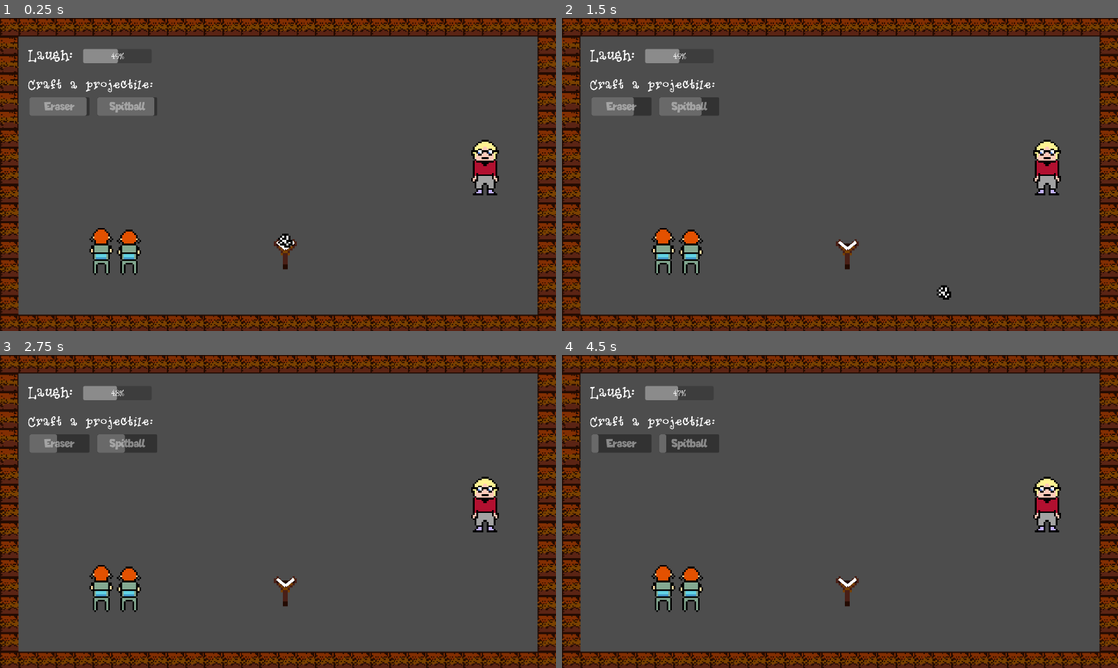
Above: before the commit, frames 1-4 (two rows, left to right).
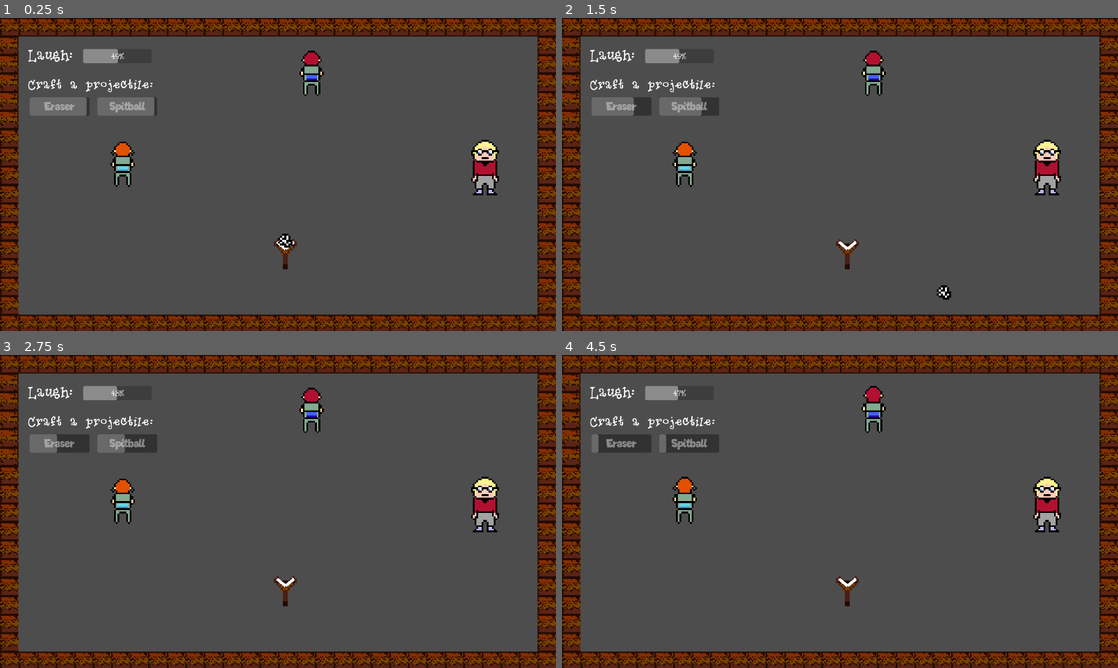
Above: after the commit, the same moments.

Repository: krisp3t/ggj2024
Game: Godot game, scene res://scenes/Level.tscn
Same seed, same stepped clock (60 frames per second), same inputs: the game is played once before the commit and once after it.
Inputs (mouse positions are in pixels of both pictures, inside the frame that each line leads up to):
- Up to frame 1 (0.25 s): no input
- Up to frame 2 (1.5 s): move the mouse to (845, 249) at 0.52 s; press the mouse at (845, 249) at 0.53 s; move the mouse to (728, 190) at 1.27 s; release the mouse at (728, 190) at 1.28 s; click (728, 190) at 1.35 s
- Up to frame 3 (2.75 s): move the mouse to (333, 442) at 2.02 s; press the mouse at (333, 442) at 2.03 s
- Up to frame 4 (4.5 s): move the mouse to (812, 574) at 2.77 s; release the mouse at (812, 574) at 2.78 s; click (812, 574) at 2.85 s; move the mouse to (1006, 558) at 3.52 s; press the mouse at (1006, 558) at 3.53 s; move the mouse to (673, 464) at 4.27 s; release the mouse at (673, 464) at 4.28 s; click (673, 464) at 4.35 s

The runs differ from the first frame. In frame 1, 1.6% of the frame differs, in the area x 16-59%, y 10-83%; in frame 2, 1.6%; in frame 3, 1.6%; in frame 4, 1.7%, in the area x 16-59%, y 9-83%.

Commit message:
Bla
Bla

Diff:
--- a/scenes/Enemy.gd
+++ b/scenes/Enemy.gd
@@ -3,8 +3,9 @@
 
 func _ready():
 	set_freeze_enabled(true);
+
+	$AnimatedSprite2D.sprite_frames = sprite;
 	$AnimatedSprite2D.play();
-	$AnimatedSprite2D.sprite_frames = sprite;
 
 func _process(delta):
 	pass
--- a/scenes/Level.tscn
+++ b/scenes/Level.tscn
@@ -8,9 +8,10 @@
 [ext_resource type="PackedScene" uid="uid://bmuedem6qyet0" path="res://scenes/Slingshot.tscn" id="3_pd07g"]
 [ext_resource type="PackedScene" uid="uid://va0w2xx6kel4" path="res://scenes/Projectile.tscn" id="4_w86ld"]
 [ext_resource type="PackedScene" uid="uid://cim0uqp76txk8" path="res://scenes/Player.tscn" id="5_yj8tj"]
-[ext_resource type="PackedScene" uid="uid://c4kpq2pm26shs" path="res://scenes/Enemy.tscn" id="6_f3kji"]
+[ext_resource type="PackedScene" path="res://scenes/Enemy.tscn" id="6_f3kji"]
 [ext_resource type="PackedScene" uid="uid://tj3mfref5dug" path="res://scenes/Teacher.tscn" id="7_ymp6v"]
 [ext_resource type="Texture2D" uid="uid://byf6x4631f3jm" path="res://assets/sprites/png/classmate1.png" id="11_rfmqk"]
+[ext_resource type="Texture2D" uid="uid://dk64633ryne35" path="res://assets/sprites/png/classmate2.png" id="11_sckh7"]
 
 [sub_resource type="TileSetAtlasSource" id="TileSetAtlasSource_acx0k"]
 texture = ExtResource("2_s7acd")
@@ -33,11 +34,44 @@
 physics_layer_0/collision_layer = 1
 sources/0 = SubResource("TileSetAtlasSource_acx0k")
 
-[sub_resource type="SpriteFrames" id="SpriteFrames_5i31k"]
+[sub_resource type="AtlasTexture" id="AtlasTexture_xdb2j"]
+atlas = ExtResource("11_sckh7")
+region = Rect2(0, 0, 16, 32)
+
+[sub_resource type="AtlasTexture" id="AtlasTexture_44ro7"]
+atlas = ExtResource("11_sckh7")
+region = Rect2(16, 0, 16, 32)
+
+[sub_resource type="SpriteFrames" id="SpriteFrames_fmlb5"]
 animations = [{
 "frames": [{
 "duration": 1.0,
-"texture": ExtResource("11_rfmqk")
+"texture": SubResource("AtlasTexture_xdb2j")
+}, {
+"duration": 1.0,
+"texture": SubResource("AtlasTexture_44ro7")
+}],
+"loop": true,
+"name": &"default",
+"speed": 5.0
+}]
+
+[sub_resource type="AtlasTexture" id="AtlasTexture_8o152"]
+atlas = ExtResource("11_rfmqk")
+region = Rect2(0, 0, 16, 32)
+
+[sub_resource type="AtlasTexture" id="AtlasTexture_0p8lt"]
+atlas = ExtResource("11_rfmqk")
+region = Rect2(16, 0, 16, 32)
+
+[sub_resource type="SpriteFrames" id="SpriteFrames_elm0d"]
+animations = [{
+"frames": [{
+"duration": 1.0,
+"texture": SubResource("AtlasTexture_8o152")
+}, {
+"duration": 1.0,
+"texture": SubResource("AtlasTexture_0p8lt")
 }],
 "loop": true,
 "name": &"default",
@@ -181,11 +215,12 @@
 position = Vector2(985, 929)
 
 [node name="Enemy" parent="Classroom" instance=ExtResource("6_f3kji")]
-position = Vector2(985, 194)
+position = Vector2(1076, 203)
+sprite = SubResource("SpriteFrames_fmlb5")
 
 [node name="Enemy2" parent="Classroom" instance=ExtResource("6_f3kji")]
-position = Vector2(398, 820)
-sprite = SubResource("SpriteFrames_5i31k")
+position = Vector2(424, 517)
+sprite = SubResource("SpriteFrames_elm0d")
 
 [node name="GroundArea" type="Area2D" parent="Classroom"]
 monitorable = false
Not shown: 1 places in scenes/Level.tscn that only renumber resources
